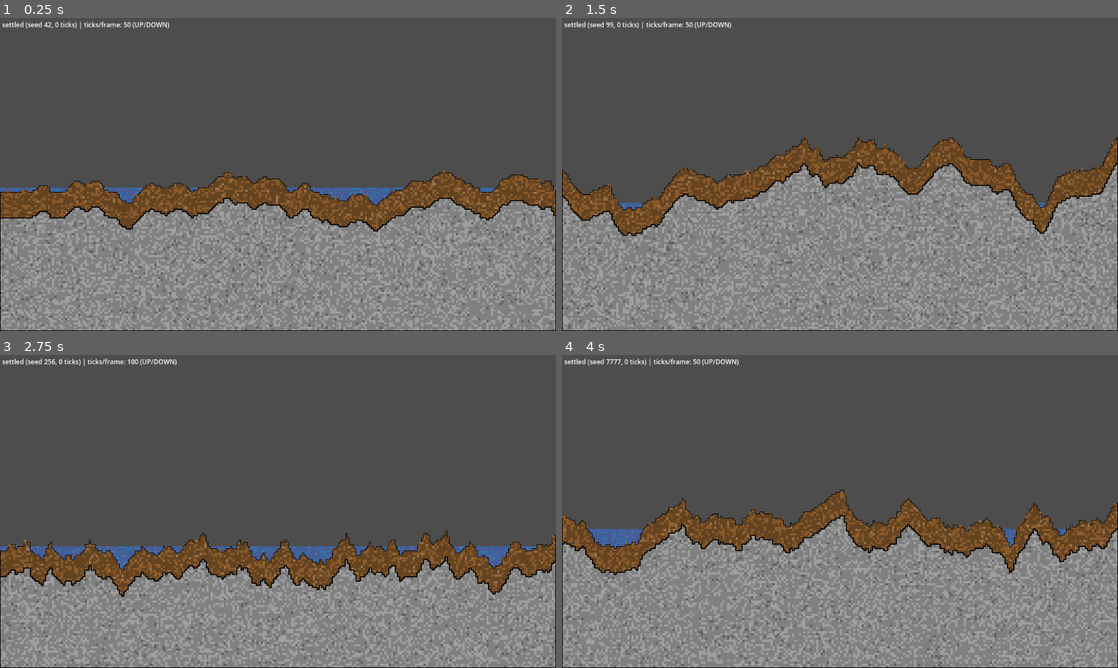
Above: before the commit, frames 1-4 (two rows, left to right).
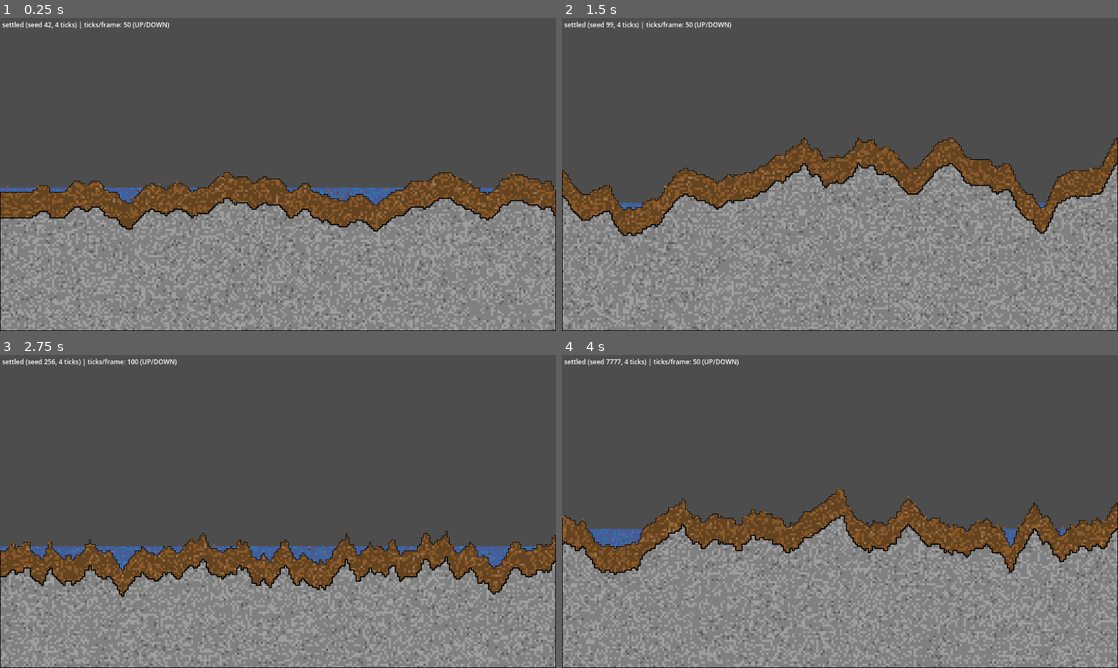
Above: after the commit, the same moments.

Repository: MessrsBrightside/pixel-mixel
Game: Godot game, scene res://scenes/main.tscn
The game is run twice, just before and just after one commit, with the same random seed, the same clock (stepped at 60 frames per second) and the same inputs.
Inputs:
- Up to frame 1 (0.25 s): no input
- Up to frame 2 (1.5 s): tap Enter at 0.5 s; hold Up 0.53-1.28 s; tap 1 at 0.6 s; tap Space at 1.25 s; hold Down from 1.28 s (still down); tap 2 at 1.35 s
- Up to frame 3 (2.75 s): tap Enter at 2 s; release Down at 2.03 s; hold Up from 2.03 s (still down); tap 3 at 2.1 s
- Up to frame 4 (4 s): tap Space at 2.75 s; tap 4 at 2.85 s; tap Enter at 3.5 s; release Up at 3.53 s; hold Down from 3.53 s (still down); tap 5 at 3.6 s

The runs differ from the first frame. In frame 1, 0.2% of the frame differs, in the area x 1-98%, y 1-59%; in frame 2, 0.2%; in frame 3, less than 0.1%; in frame 4, 0.2%, in the area x 0-100%, y 1-61%.

Commit message:
Fix loose chunks: drop from height so they visibly fall during settlement

Diff:
--- a/scripts/gen/loose_chunk_plugin.gd
+++ b/scripts/gen/loose_chunk_plugin.gd
@@ -1,17 +1,21 @@
 class_name LooseChunkPlugin
 extends GenerationPlugin
 
-## Scatters loose chunks on surface positions. Terrain index from params.
+## Scatters loose chunks above surface so they fall during simulation.
 
 
 func execute(grid: ChunkGrid, params: Dictionary) -> void:
 	var surface_heights: Array = params["surface_heights"]
 	var density: float = params.get("loose_density", 0.05)
-	var terrain_index: int = params.get("loose_terrain_index", 0)
+	var terrain_index: int = params.get("loose_terrain_index", 1)
 	var rng: RandomNumberGenerator = params["rng"]
 	var size := grid.get_size()
 
 	for x in range(size.x):
 		var surface_y: int = surface_heights[x]
-		if rng.randf() < density and surface_y > 0:
-			grid.set_chunk(Vector2i(x, surface_y - 1), terrain_index, 0, ChunkGrid.State.LOOSE)
+		if rng.randf() < density and surface_y > 5:
+			# Place 2-4 chunks above surface so they visibly fall
+			var drop_height: int = rng.randi_range(2, 5)
+			var place_y: int = surface_y - drop_height
+			if place_y >= 0:
+				grid.set_chunk(Vector2i(x, place_y), terrain_index, 0, ChunkGrid.State.LOOSE)
